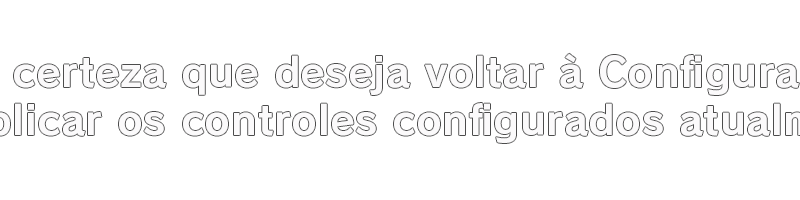
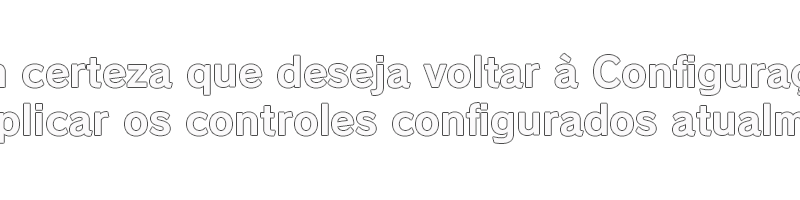
The second 800px x 200px image is a revision of the first. Changes to its layers:
added group "Pt Centralizado Fix" with 1 layers above "Pt Centralizado" over (0, 53, 800, 143)
added layer "Você tem certeza que deseja voltar à Configuração Geral sem apl" in group "Pt Centralizado Fix" over (0, 53, 800, 143)
hid group "Pt Centralizado" (3 layers) over (0, 53, 800, 143)
